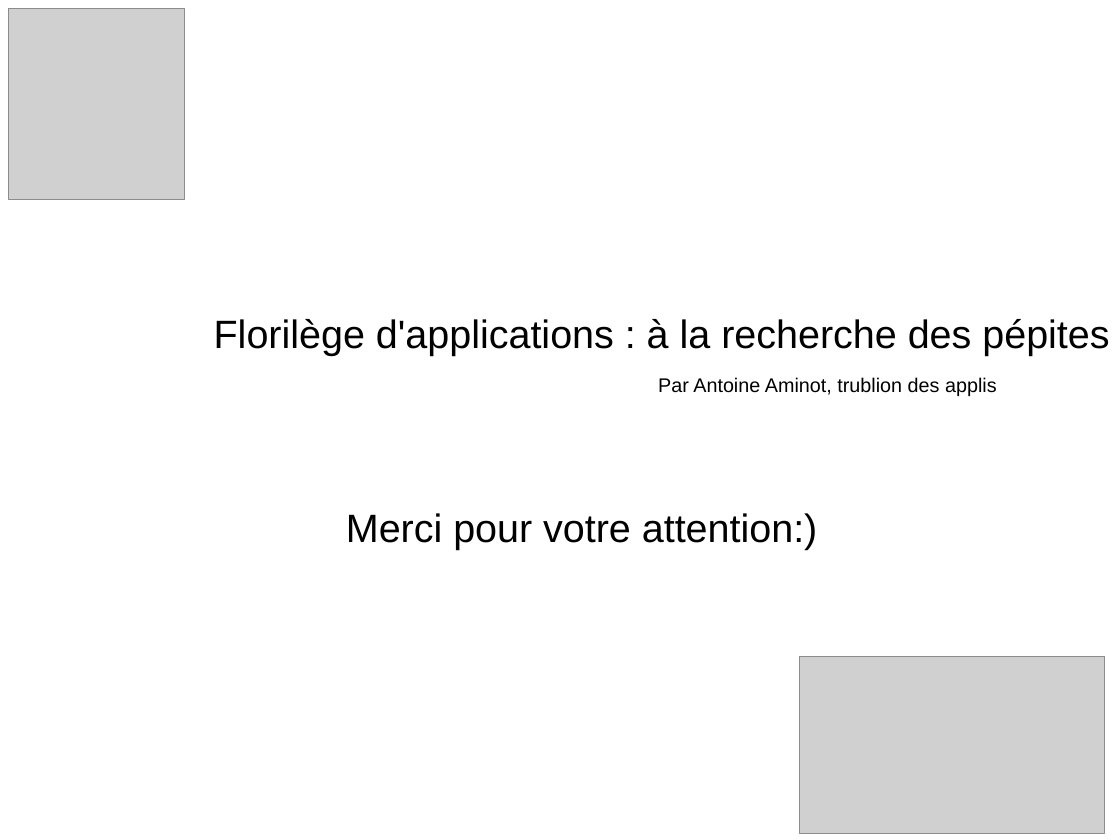
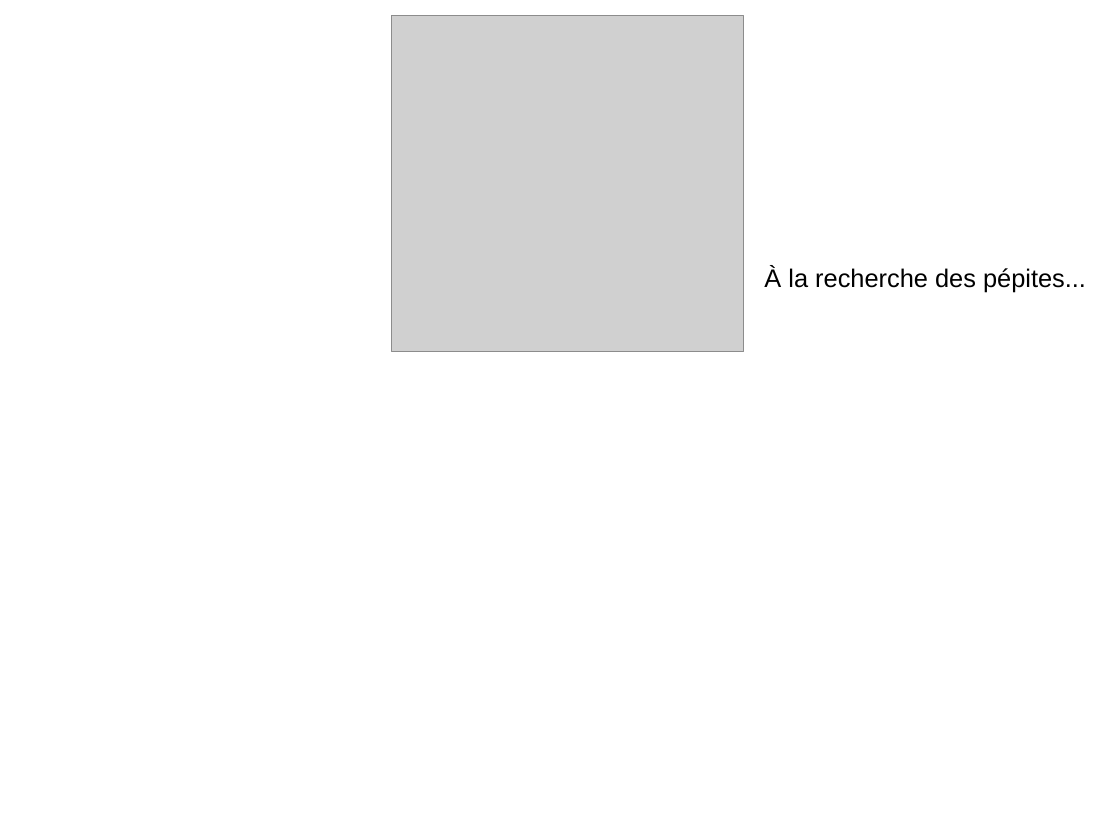
Before and after one commit to AntoineNH2/IsThisMyLanguage, a slide deck: slide 21 of langevinium/Langevinium_2016_05_11.odp. Drawn at 1120x840 pixels with LibreOffice and Linux fonts; fonts in the diff are those of the drawing; grey boxes stand for pictures. Boxes give left, top, right and bottom in pixels: in the first picture for what was removed or moved away, otherwise in the second. Text is boxed around its words. In the diff, an @@ line names an element or a change of style, - is before the commit and + after.

```diff
--- a/langevinium/Langevinium_2016_05_11.odp
+++ b/langevinium/Langevinium_2016_05_11.odp
@@ picture removed at bbox=[8, 8, 184, 199] @@
@@ picture: place and size @@
-picture at bbox=[800, 657, 1105, 833]
+picture at bbox=[392, 16, 744, 353]
@@ text at bbox=[764, 267, 1086, 293]: text changed; size 28 to 18 pt @@
-Florilège d'applications : à la recherche des pépites
+À la recherche des pépites...
@@ text removed at bbox=[658, 377, 997, 396] @@
-Par Antoine Aminot, trublion des applis
@@ text removed at bbox=[346, 513, 817, 549] @@
-Merci pour votre attention:)
```
Also in this commit, not shown: 3 other slides changed, 7 slides added, 6 other files.
